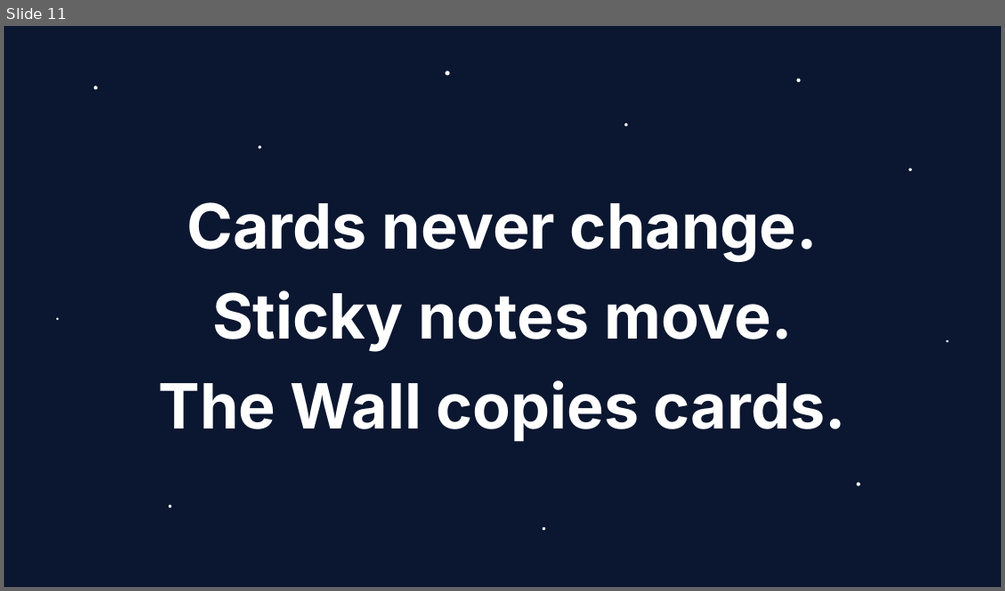
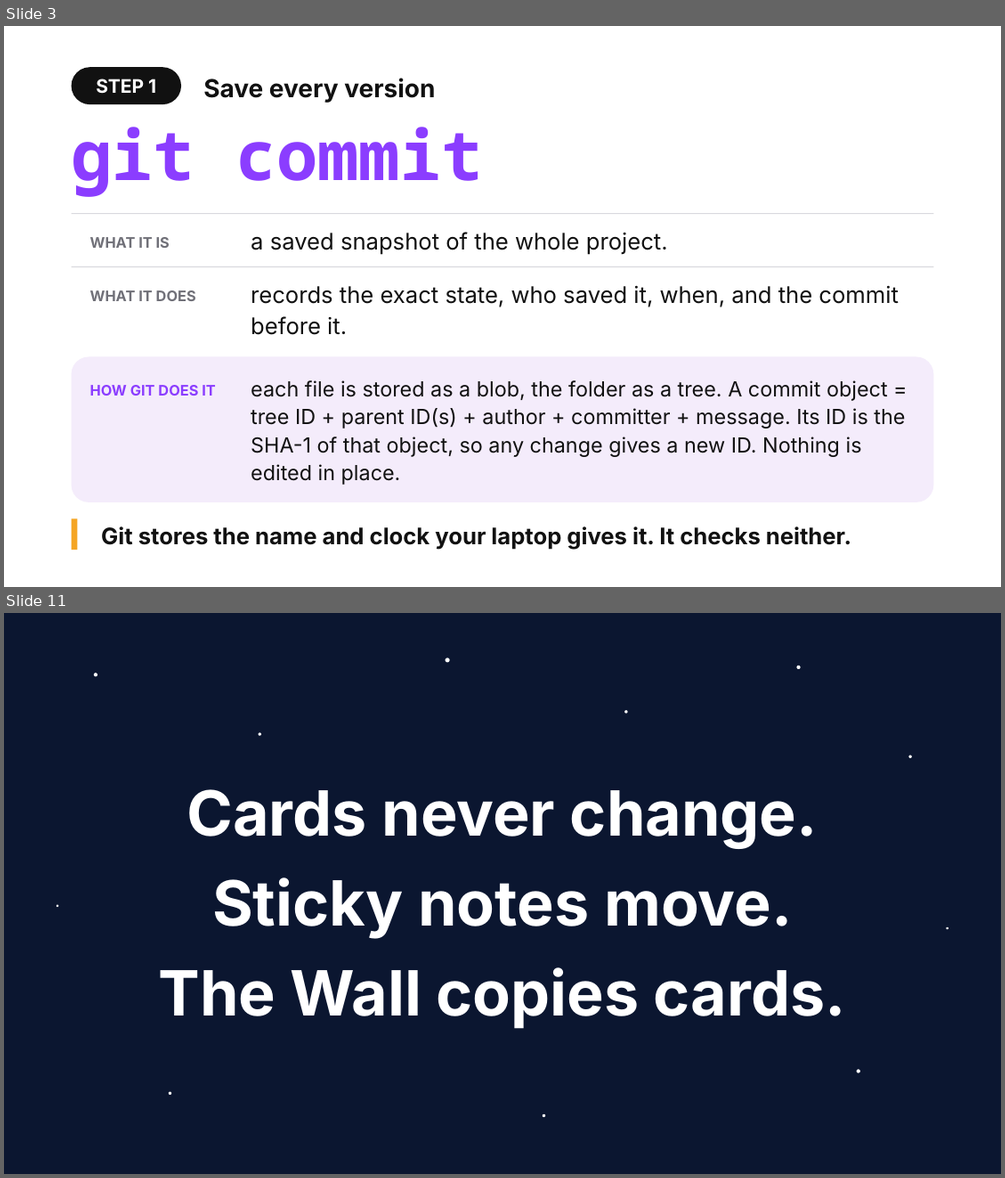
Before and after one commit to shubham3-ucb/cs294-pl, a slide deck: slides/tuesday_app.pptx. Shown one above the other, each under a label of ours: slide 11 before the commit, slides 3 and 11 after it; the slides between them are not shown. The pictures are 1005x591 and 1005x1178 pixels, drawn with LibreOffice and Linux fonts; fonts in the diff are those of the drawing. Boxes give left, top, right and bottom in pixels: in the first picture for what was removed or moved away, otherwise in the second. Text is boxed around its words. In the diff, an @@ line names an element or a change of style, - is before the commit and + after.

```diff
--- a/slides/tuesday_app.pptx
+++ b/slides/tuesday_app.pptx
@@ slide 3 added at box(4, 26, 1001, 587), background #FFFFFF @@
@@ rounded rectangle added at box(72, 67, 181, 104), fill #111111, 18 pt, text #FFFFFF, bold @@
+STEP 1
@@ text added at box(203, 78, 435, 103), 24 pt, text #111111, bold @@
+Save every version
@@ text added at box(72, 127, 482, 197), 66 pt, text #8B3DFF, bold @@
+git commit
@@ rectangle added at box(72, 213, 933, 214), fill #D9D9DE @@
@@ text added at box(90, 237, 170, 248), 14 pt, text #707078, bold @@
+WHAT IT IS
@@ text added at box(251, 232, 668, 255), 22 pt, text #111111 @@
+a saved snapshot of the whole project.
@@ rectangle added at box(72, 266, 933, 267), fill #D9D9DE @@
@@ text added at box(90, 290, 196, 301), 14 pt, text #707078, bold @@
+WHAT IT DOES
@@ text added at box(251, 285, 898, 335), 22 pt, text #111111 @@
+records the exact state, who saved it, when, and the commit before it.
@@ rounded rectangle added at box(72, 356, 933, 502), fill #F4ECFB @@
@@ text added at box(90, 385, 215, 395), 14 pt, text #8B3DFF, bold @@
+HOW GIT DOES IT
@@ text added at box(251, 380, 905, 484), 20 pt, text #111111 @@
+each file is stored as a blob, the folder as a tree. A commit object = tree ID + parent ID(s) + author + committer + message. Its ID is the SHA-1 of that object, so any change gives a new ID. Nothing is edited in place.
@@ rectangle added at box(72, 519, 77, 549), fill #F5A524 @@
@@ text added at box(101, 526, 851, 549), 22 pt, text #111111, bold @@
+Git stores the name and clock your laptop gives it. It checks neither.
```
Also in this commit, not shown: 3 slides changed, 6 other slides added, 7 slides removed, 50 other files.
